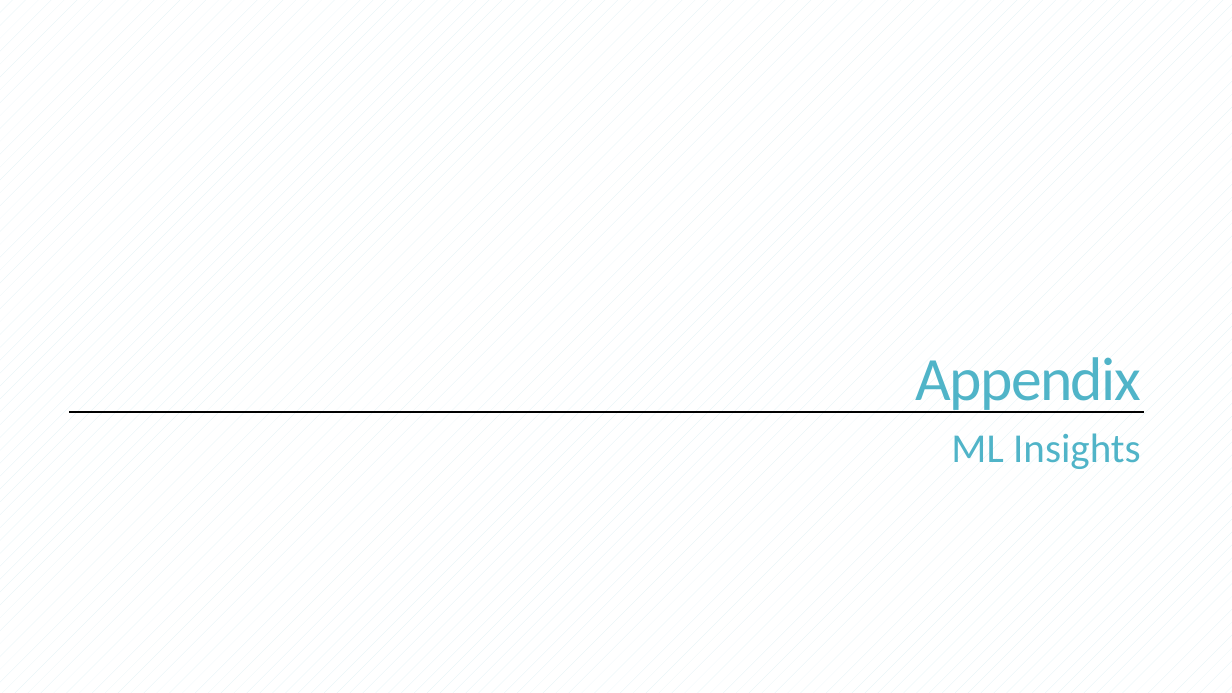
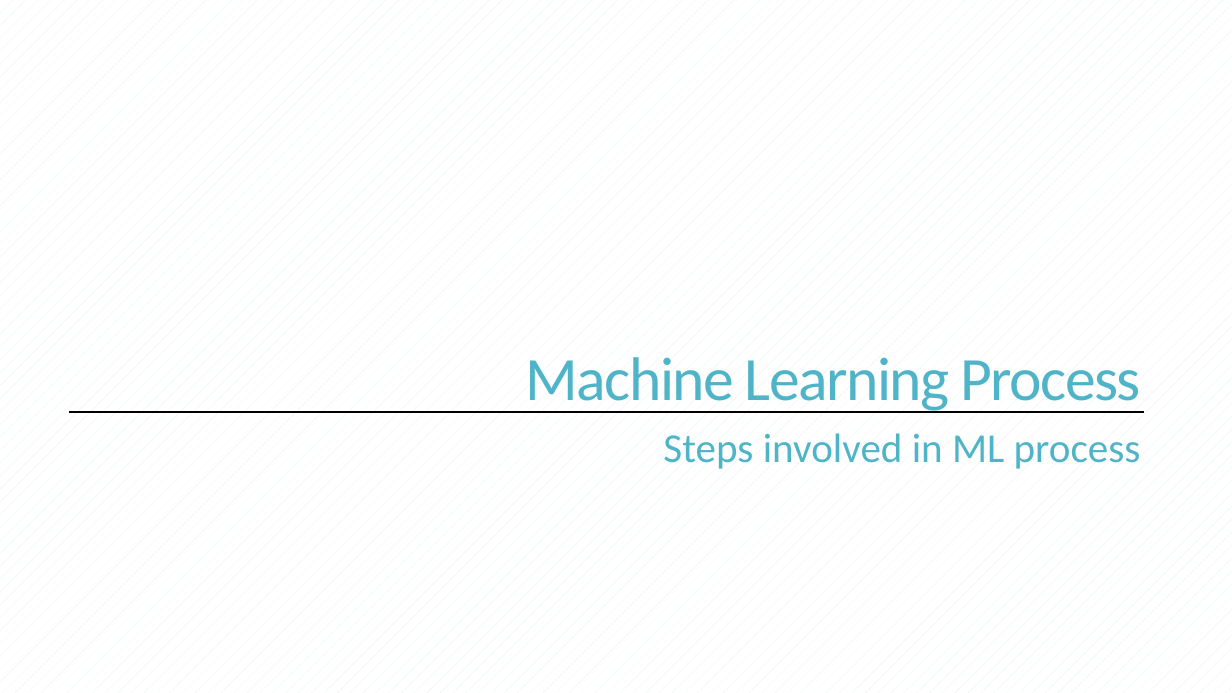
Before and after one commit to ranata/dm, a slide deck: slide 15 of cognitive-ecommercev0.3.pptx. Drawn at 1232x693 pixels with LibreOffice and Linux fonts; fonts in the diff are those of the drawing. Boxes give left, top, right and bottom in pixels: in the first picture for what was removed or moved away, otherwise in the second. Text is boxed around its words. In the diff, an @@ line names an element or a change of style, - is before the commit and + after.

Commit message:
updated ML process

```diff
--- a/cognitive-ecommercev0.3.pptx
+++ b/cognitive-ecommercev0.3.pptx
@@ title at (526,357,1141,413): text changed @@
-Appendix
+Machine Learning Process
@@ text at (663,433,1141,469): text changed @@
-ML Insights
+Steps involved in ML process
```
Also in this commit, not shown: 2 other slides changed, 5 slides added, 1 slide removed.
